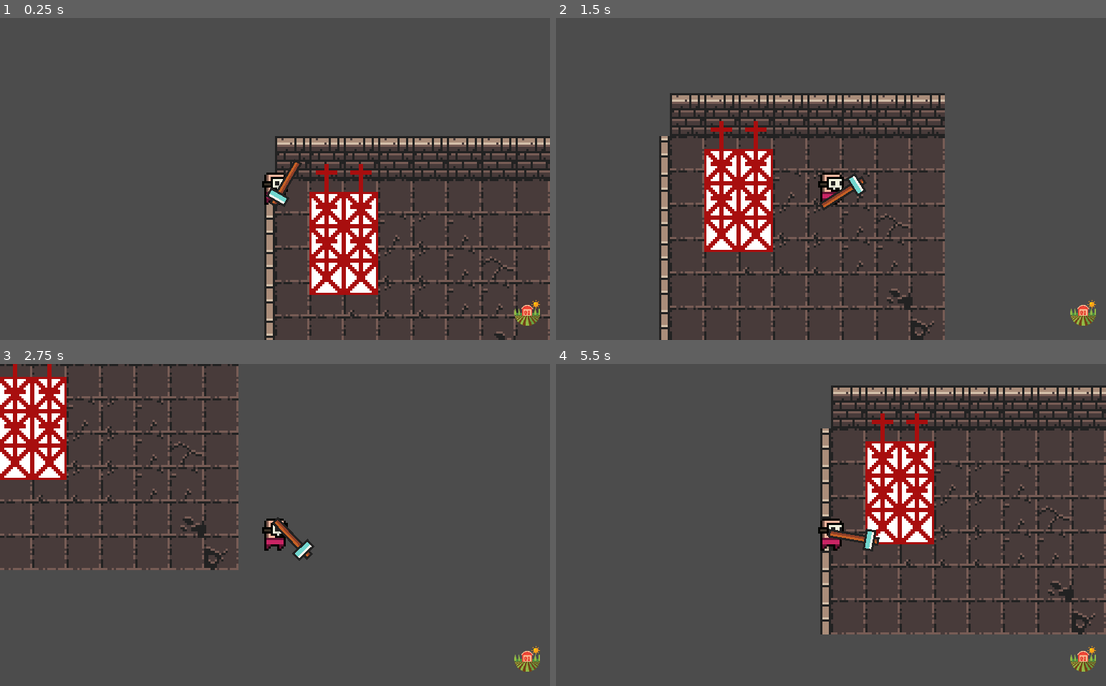
Above: before the commit, frames 1-4 (two rows, left to right).
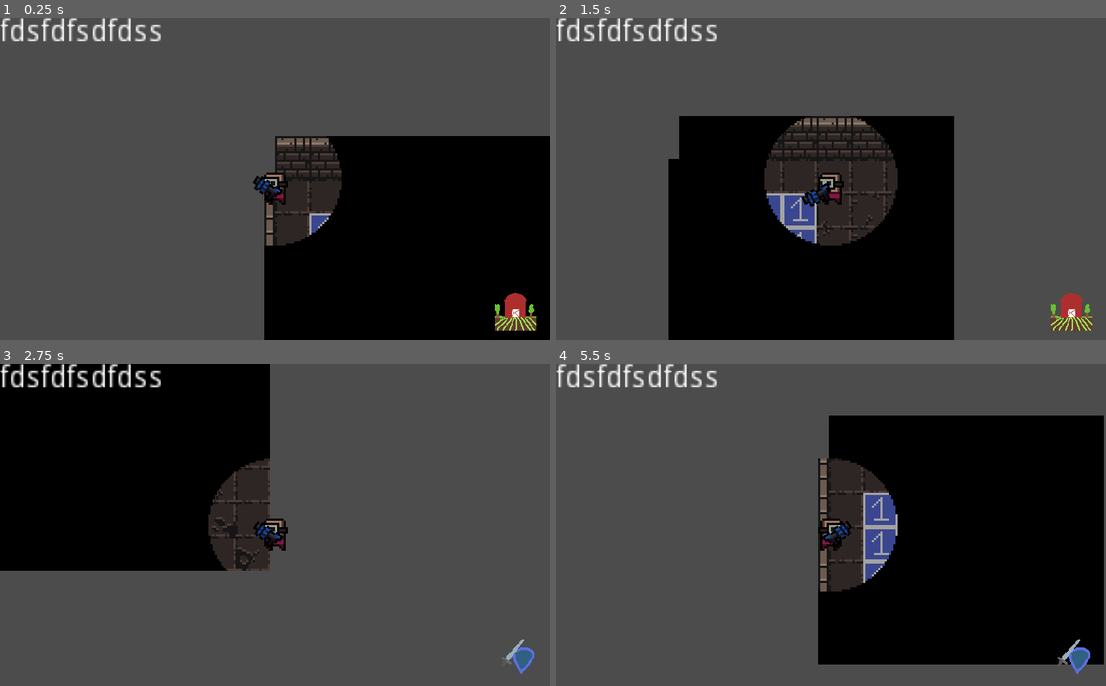
Above: after the commit, the same moments.

Repository: sugarvoid/gargun-valley
Game: Godot game, scene res://game/Game.tscn
Two runs of this game, one before a commit and one after it. Both use one fixed random seed, a clock stepped at 60 frames per second and the inputs below.
Inputs (mouse positions are in pixels of both pictures, inside the frame that each line leads up to):
- Up to frame 1 (0.25 s): no input
- Up to frame 2 (1.5 s): tap Enter at 0.5 s; move the mouse to (880, 207) at 0.52 s; hold D (move_right) 0.53-1.28 s; click (880, 207) at 0.6 s; tap E (switch_mode) at 0.8, 1.35 s; move the mouse to (726, 243) at 1.27 s; hold S (move_down) from 1.28 s (still down)
- Up to frame 3 (2.75 s): click (170, 589) at 1.55 s; move the mouse to (165, 470) at 2.02 s; release S (move_down) at 2.03 s; hold D (move_right) from 2.03 s (still down); click (165, 470) at 2.1 s; tap E (switch_mode) at 2.3 s
- Up to frame 4 (5.5 s): move the mouse to (600, 392) at 2.77 s; release D (move_right) at 2.78 s; hold W (move_up) 2.78-3.53 s; tap E (switch_mode) at 2.85, 3.8, 4.35, 5.3 s; click (600, 392) at 3.05 s; move the mouse to (594, 582) at 3.52 s; hold A (move_left) 3.53-5.03 s; click (594, 582) at 3.6 s; move the mouse to (748, 624) at 4.27 s; click (748, 624) at 4.55 s; move the mouse to (858, 525) at 5.02 s; hold S (move_down) from 5.03 s (still down); click (858, 525) at 5.1 s

The runs differ from the first frame. In frame 1, 33% of the frame differs, in the area x 0-100%, y 0-100%; in frame 2, 40%; in frame 3, 32%; in frame 4, 44%, in the area x 0-100%, y 0-97%.

Commit message:
Added updates from godot 4 version

Diff:
--- a/game/Game.tscn
+++ b/game/Game.tscn
@@ -1,9 +1,10 @@
-[gd_scene load_steps=6 format=2]
+[gd_scene load_steps=7 format=2]
 
 [ext_resource path="res://game/actor/player/Player.tscn" type="PackedScene" id=1]
 [ext_resource path="res://game/interface/hud/HUD.tscn" type="PackedScene" id=2]
 [ext_resource path="res://game/interactive_object/plot/Plot.tscn" type="PackedScene" id=3]
 [ext_resource path="res://tiltmap.png" type="Texture" id=4]
+[ext_resource path="res://game/game.gd" type="Script" id=5]
 
 [sub_resource type="TileSet" id=1]
 0/name = "tiltmap.png 0"
@@ -162,6 +163,7 @@
 10/z_index = 0
 
 [node name="Game" type="Node2D"]
+script = ExtResource( 5 )
 
 [node name="TileMap" type="TileMap" parent="."]
 tile_set = SubResource( 1 )
@@ -169,26 +171,32 @@
 format = 1
 tile_data = PoolIntArray( -131072, 6, 0, -131071, 6, 0, -131070, 6, 0, -131069, 6, 0, -131068, 6, 0, -131067, 6, 0, -13 …(740 unchanged characters)…
 
-[node name="things" type="YSort" parent="."]
-
-[node name="Player" parent="things" instance=ExtResource( 1 )]
-
-[node name="thing" parent="things" instance=ExtResource( 3 )]
-position = Vector2( 24, 6 )
-
-[node name="thing3" parent="things" instance=ExtResource( 3 )]
-position = Vector2( 24, 22 )
-
-[node name="thing5" parent="things" instance=ExtResource( 3 )]
-position = Vector2( 24, 38 )
-
-[node name="thing2" parent="things" instance=ExtResource( 3 )]
-position = Vector2( 40, 6 )
-
-[node name="thing4" parent="things" instance=ExtResource( 3 )]
-position = Vector2( 40, 22 )
-
-[node name="thing6" parent="things" instance=ExtResource( 3 )]
-position = Vector2( 40, 38 )
+[node name="Plots" type="YSort" parent="."]
+
+[node name="Plot" parent="Plots" instance=ExtResource( 3 )]
+position = Vector2( 24, 24 )
+
+[node name="Plot" parent="Plots/Plot" instance=ExtResource( 3 )]
+position = Vector2( 16, 0 )
+
+[node name="Plot" parent="Plots/Plot/Plot" instance=ExtResource( 3 )]
+position = Vector2( -16, 16 )
+
+[node name="Plot" parent="Plots/Plot/Plot/Plot" instance=ExtResource( 3 )]
+position = Vector2( 16, 0 )
+
+[node name="Plot2" parent="Plots/Plot/Plot/Plot" instance=ExtResource( 3 )]
+position = Vector2( 0, 16 )
+
+[node name="Plot3" parent="Plots/Plot/Plot/Plot" instance=ExtResource( 3 )]
+position = Vector2( 32, 0 )
+
+[node name="Plot4" parent="Plots/Plot/Plot/Plot" instance=ExtResource( 3 )]
+position = Vector2( 32, -16 )
+
+[node name="Player" parent="." instance=ExtResource( 1 )]
 
 [node name="HUD" parent="." instance=ExtResource( 2 )]
+
+[node name="CanvasModulate" type="CanvasModulate" parent="."]
+color = Color( 0, 0, 0, 1 )
--- a/game/actor/player/Player.tscn
+++ b/game/actor/player/Player.tscn
@@ -1,8 +1,9 @@
 [gd_scene load_steps=8 format=2]
 
 [ext_resource path="res://game/actor/player/sprite.png" type="Texture" id=1]
-[ext_resource path="res://weapon_hammer.png" type="Texture" id=2]
+[ext_resource path="res://game/weapon/Weapon.tscn" type="PackedScene" id=2]
 [ext_resource path="res://game/actor/player/player.gd" type="Script" id=3]
+[ext_resource path="res://game/light_test.png" type="Texture" id=4]
 
 [sub_resource type="CapsuleShape2D" id=3]
 radius = 6.0
@@ -19,37 +20,10 @@
 tracks/0/imported = false
 tracks/0/enabled = true
 tracks/0/keys = {
-"times": PoolRealArray( 0, 0.3 ),
-"transitions": PoolRealArray( 1, 1 ),
+"times": PoolRealArray( 0 ),
+"transitions": PoolRealArray( 1 ),
 "update": 1,
-"values": [ 0, 1 ]
-}
-
-[sub_resource type="Animation" id=4]
-resource_name = "swing"
-tracks/0/type = "value"
-tracks/0/path = NodePath(".:rotation_degrees")
-tracks/0/interp = 1
-tracks/0/loop_wrap = true
-tracks/0/imported = false
-tracks/0/enabled = true
-tracks/0/keys = {
-"times": PoolRealArray( 0, 0.5, 1 ),
-"transitions": PoolRealArray( 1, 1, 1 ),
-"update": 0,
-"values": [ 0.0, 157.4, 0.0 ]
-}
-tracks/1/type = "value"
-tracks/1/path = NodePath(".:position")
-tracks/1/interp = 1
-tracks/1/loop_wrap = true
-tracks/1/imported = false
-tracks/1/enabled = true
-tracks/1/keys = {
-"times": PoolRealArray( 0, 0.2, 1 ),
-"transitions": PoolRealArray( 1, 1, 1 ),
-"update": 0,
-"values": [ Vector2( 0, 0 ), Vector2( 8.128, -1.414 ), Vector2( 0, 0 ) ]
+"values": [ 0 ]
 }
 
 [sub_resource type="RectangleShape2D" id=5]
@@ -62,24 +36,19 @@
 position = Vector2( 0, 4 )
 shape = SubResource( 3 )
 
+[node name="AnimationPlayer" type="AnimationPlayer" parent="."]
+root_node = NodePath("../Sprite")
+anims/idle = SubResource( 2 )
+
 [node name="Sprite" type="Sprite" parent="."]
 texture = ExtResource( 1 )
 hframes = 4
 vframes = 3
 
-[node name="AnimationPlayer" type="AnimationPlayer" parent="Sprite"]
-anims/idle = SubResource( 2 )
+[node name="Hand" type="Position2D" parent="Sprite"]
+position = Vector2( 1.956, 8.324 )
 
-[node name="Hand" type="Position2D" parent="Sprite"]
-position = Vector2( 3.623, 6.993 )
-
-[node name="Weapon" type="Sprite" parent="Sprite/Hand"]
-position = Vector2( 1.377, -4.993 )
-scale = Vector2( 1, 0.992688 )
-texture = ExtResource( 2 )
-
-[node name="AnimationPlayer" type="AnimationPlayer" parent="Sprite/Hand/Weapon"]
-anims/swing = SubResource( 4 )
+[node name="Weapon" parent="Sprite/Hand" instance=ExtResource( 2 )]
 
 [node name="Camera2D" type="Camera2D" parent="."]
 current = true
@@ -90,5 +59,12 @@
 position = Vector2( 11, 5 )
 shape = SubResource( 5 )
 
+[node name="ClickTimer" type="Timer" parent="."]
+
+[node name="Light2D" type="Light2D" parent="."]
+texture = ExtResource( 4 )
+energy = 0.8
+
 [connection signal="area_entered" from="InteractionArea" to="." method="_on_InteractionArea_area_entered"]
 [connection signal="area_exited" from="InteractionArea" to="." method="_on_InteractionArea_area_exited"]
+[connection signal="timeout" from="ClickTimer" to="." method="_on_ClickTimer_timeout"]
--- a/game/actor/player/player.gd
+++ b/game/actor/player/player.gd
@@ -1,33 +1,55 @@
 extends KinematicBody2D
 class_name Player
 
-var speed: int = 100
+var move_speed: int = 100
 var velocity = Vector2.ZERO
 var mode: int
+
+var click_recharge_time: float = 2.0
+var can_click: bool = true
+var is_facing_right: bool = true
+
+onready var animation_player: AnimationPlayer = get_node("AnimationPlayer")
+export var friction = 0.1
+export var acceleration = 0.1
 
 
 
 signal is_over_crop
+signal on_play_mode_toggle
 
-func get_input() -> void:
-	var direction: Vector2 = Vector2(
+func _ready() -> void:
+	self.animation_player.play("idle")
+
+func _get_input():
+	var input: Vector2 = Vector2(
 		Input.get_action_strength("move_right") - Input.get_action_strength("move_left"),
 		Input.get_action_strength("move_down") - Input.get_action_strength("move_up")
 	)
-	if direction.length() > 1.0:
-		direction = direction.normalized()
-	move_and_slide(speed * direction)
+	return input
 
-func _physics_process(delta) -> void:
+
+func _physics_process(delta):
 	_handle_mode()
+	self.flip(get_local_mouse_position())
+	$InteractionArea.monitoring = self.can_click
 	$Sprite/Hand/Weapon.look_at(get_global_mouse_position())
-	get_input()
+	_move(_get_input())
+
+func _move(direction: Vector2) -> void:
+	if direction.length() > 0:
+		velocity = lerp(velocity, direction.normalized() * move_speed, acceleration)
+	else:
+		velocity = lerp(velocity, Vector2.ZERO, friction)
 	velocity = move_and_slide(velocity)
 
 func _unhandled_input(event: InputEvent) -> void:
 	if event.is_action_released("click"):
-		$Sprite/Hand/Weapon/AnimationPlayer.play("swing")
+		if can_click:
+			can_click = false
+			$ClickTimer.start(self.click_recharge_time)
 	if event.is_action_released("switch_mode"):
+		emit_signal("on_play_mode_toggle")
 		Global.toggle_player_mode()
 
 func _on_InteractionArea_area_entered(area: InteractiveObject) -> void:
@@ -43,7 +65,21 @@
 			pass
 			# change item in hand
 
+func flip(object_loc: Vector2):
+	if object_loc.x < 0:
+		if is_facing_right:
+			scale.x = -1
+			is_facing_right = false
+	else:
+		if not is_facing_right:
+			scale.x = 1
+			is_facing_right = true
 
 func _on_InteractionArea_area_exited(area: InteractiveObject) -> void:
 	if area.is_in_group('InteractiveObject'):
 		area.turn_off()
+
+
+func _on_ClickTimer_timeout() -> void:
+	self.can_click = true
+	$ClickTimer.start(self.click_recharge_time)
--- /dev/null
+++ b/game/game.gd
@@ -0,0 +1,21 @@
+extends Node2D
+
+
+# Declare member variables here. Examples:
+# var a: int = 2
+# var b: String = "text"
+onready var hud: CanvasLayer = get_node("HUD")
+# Called when the node enters the scene tree for the first time.
+func _ready() -> void:
+	$Player.connect("on_play_mode_toggle", self, "_toggle_mode_icon")
+
+func _toggle_mode_icon():
+	hud.toggle_icon()
+
+# Called when the node enters the scene tree for the first time.
+
+
+
+# Called every frame. 'delta' is the elapsed time since the previous frame.
+#func _process(delta: float) -> void:
+#	pass
--- a/game/interactive_object/plot/Plot.tscn
+++ b/game/interactive_object/plot/Plot.tscn
@@ -1,7 +1,15 @@
-[gd_scene load_steps=3 format=2]
+[gd_scene load_steps=4 format=2]
 
 [ext_resource path="res://game/interactive_object/InteractiveObject.tscn" type="PackedScene" id=1]
 [ext_resource path="res://game/interactive_object/plot/plot.gd" type="Script" id=2]
+[ext_resource path="res://game/interactive_object/plot/blue_plot.png" type="Texture" id=3]
 
 [node name="Plot" instance=ExtResource( 1 )]
 script = ExtResource( 2 )
+
+[node name="Sprite" parent="." index="0"]
+texture = ExtResource( 3 )
+hframes = 5
+
+[node name="CollisionShape2D" parent="." index="1"]
+position = Vector2( 0, 0 )
--- a/game/interactive_object/plot/plot.gd
+++ b/game/interactive_object/plot/plot.gd
@@ -2,7 +2,7 @@
 class_name Plot
 
 var has_crop: bool
-
+var texture: Texture
 var crop: Crop
 
 export var days_growing: int
--- a/game/interface/hud/HUD.tscn
+++ b/game/interface/hud/HUD.tscn
@@ -1,7 +1,7 @@
 [gd_scene load_steps=3 format=2]
 
 [ext_resource path="res://game/interface/hud/hud.gd" type="Script" id=1]
-[ext_resource path="res://game/interface/icons8-farm-64.png" type="Texture" id=2]
+[ext_resource path="res://game/interface/play_mode_icon.png" type="Texture" id=2]
 
 [node name="HUD" type="CanvasLayer"]
 script = ExtResource( 1 )
@@ -9,15 +9,10 @@
 [node name="TimeLabel" type="Label" parent="."]
 margin_right = 40.0
 margin_bottom = 14.0
+text = "fdsfdfsdfdss"
 
-[node name="TextureRect" type="TextureRect" parent="."]
-anchor_left = 1.0
-anchor_top = 1.0
-anchor_right = 1.0
-anchor_bottom = 1.0
-margin_left = -17.0
-margin_top = -19.0
-margin_right = 47.0
-margin_bottom = 45.0
-rect_scale = Vector2( 0.2, 0.2 )
+[node name="PlayModeIcon" type="Sprite" parent="."]
+position = Vector2( 240, 136 )
+scale = Vector2( 0.3, 0.3 )
 texture = ExtResource( 2 )
+hframes = 2
--- a/game/interface/hud/hud.gd
+++ b/game/interface/hud/hud.gd
@@ -11,7 +11,9 @@
 func _ready():
 	pass # Replace with function body.
 
-
+func toggle_icon() -> void:
+	###playmode_icon_frame = 1 - playmode_icon_frame #Toggles between 1 and 0
+	$PlayModeIcon.frame = 1 - $PlayModeIcon.frame
 # Called every frame. 'delta' is the elapsed time since the previous frame.
 #func _process(delta):
 #	pass
--- /dev/null
+++ b/game/weapon/Weapon.tscn
@@ -0,0 +1,11 @@
+[gd_scene load_steps=2 format=2]
+
+[ext_resource path="res://game/weapon/new_one_1.png" type="Texture" id=1]
+
+[node name="Weapon" type="Node2D"]
+
+[node name="Sprite" type="Sprite" parent="."]
+texture = ExtResource( 1 )
+offset = Vector2( 3.771, -1.804 )
+region_enabled = true
+region_rect = Rect2( 490, 2, 14, 8 )
Binary file added: game/interactive_object/plot/blue_plot.png
Not shown, added: game/interactive_object/plot/blue_plot.png.import
Binary file added: game/interactive_object/plot/pink_plot.png
Not shown, added: game/interactive_object/plot/pink_plot.png.import
Binary file added: game/interface/play_mode_icon.png
Not shown, added: game/interface/play_mode_icon.png.import
Binary file added: game/light_test.png
Not shown, added: game/light_test.png.import
Binary file added: game/weapon/new_one_1.png
Not shown, added: game/weapon/new_one_1.png.import
